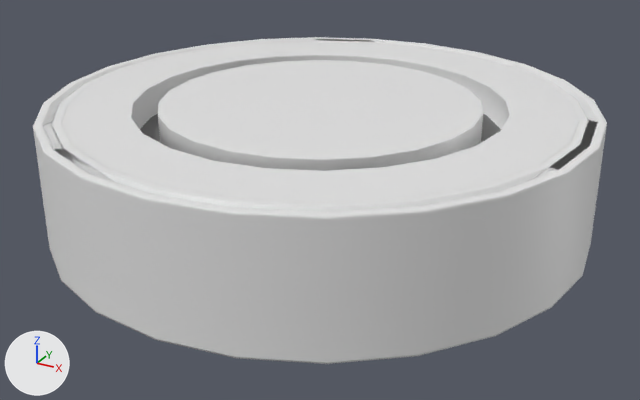
A saved change to the FBX model Assets/Content/Craft/Parts/Meshes/ElectroMagnet.fbx.
Camera for both pictures: a camera (50 mm lens) standing at (0.821, -1.494, 0.657) and looking at (0.016, -0.029, -0.075). Arrows for +X, +Y and +Z are at lower left; the lights stay in place. Where no turn or scale is listed for an object, it has been applied to the vertices.

In view in the first picture: 'Cylinder', 'Cylinder.001', 'LatchBase', 'LatchPetal', 'LatchPetal.016', 'LatchPetal.023'.
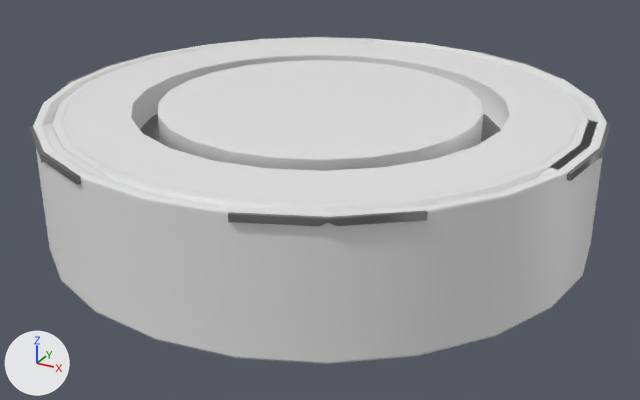
What differs and where, as boxes (x1, y1, x2, y2) in the pictures (640 x 400 px):
'LatchPetalIndicator', added
    after: (29, 37, 611, 226)
'LatchPetal.023', deleted
    before: (59, 149, 98, 173)
'LatchPetal.024', deleted
    before: (44, 129, 63, 149)
'LatchPetal.009', deleted
    before: (328, 39, 369, 42)

The change, as a diff of the scene's bpy script:
```diff
--- a/Assets/Content/Craft/Parts/Meshes/ElectroMagnet.fbx.py
+++ b/Assets/Content/Craft/Parts/Meshes/ElectroMagnet.fbx.py
@@ me_cylinder_012 @@
+me_cylinder_012.from_pydata(...)  # 423 vertices, 414 faces; spans x -0.557..0.557, y -0.538..0.538, z 0.106..0.125
+me_cylinder_012.materials.append(mat_material_001)  # dark grey #6b6b6b
@@ ob_latchpetal_009 @@
-ob_latchpetal_009 = bpy.data.objects.new('LatchPetal.009', me_cylinder_028)
-ob_latchpetal_009.location = (0.0, 0.0, 0.0)
@@ ob_latchpetal_023 @@
-ob_latchpetal_023 = bpy.data.objects.new('LatchPetal.023', me_cylinder_042)
-ob_latchpetal_023.location = (0.0, 0.0, 0.0)
@@ ob_latchpetal_016 @@
-ob_latchpetal_016 = bpy.data.objects.new('LatchPetal.016', me_cylinder_035)
-ob_latchpetal_016.location = (0.0, 0.0, 0.0)
@@ ob_latchpetal_024 @@
-ob_latchpetal_024 = bpy.data.objects.new('LatchPetal.024', me_cylinder_043)
-ob_latchpetal_024.location = (0.0, 0.0, 0.0)
@@ ob_latchpetalindicator @@
+ob_latchpetalindicator = bpy.data.objects.new('LatchPetalIndicator', me_cylinder_012)
+ob_latchpetalindicator.location = (0.0, 0.0, 0.0)
```
